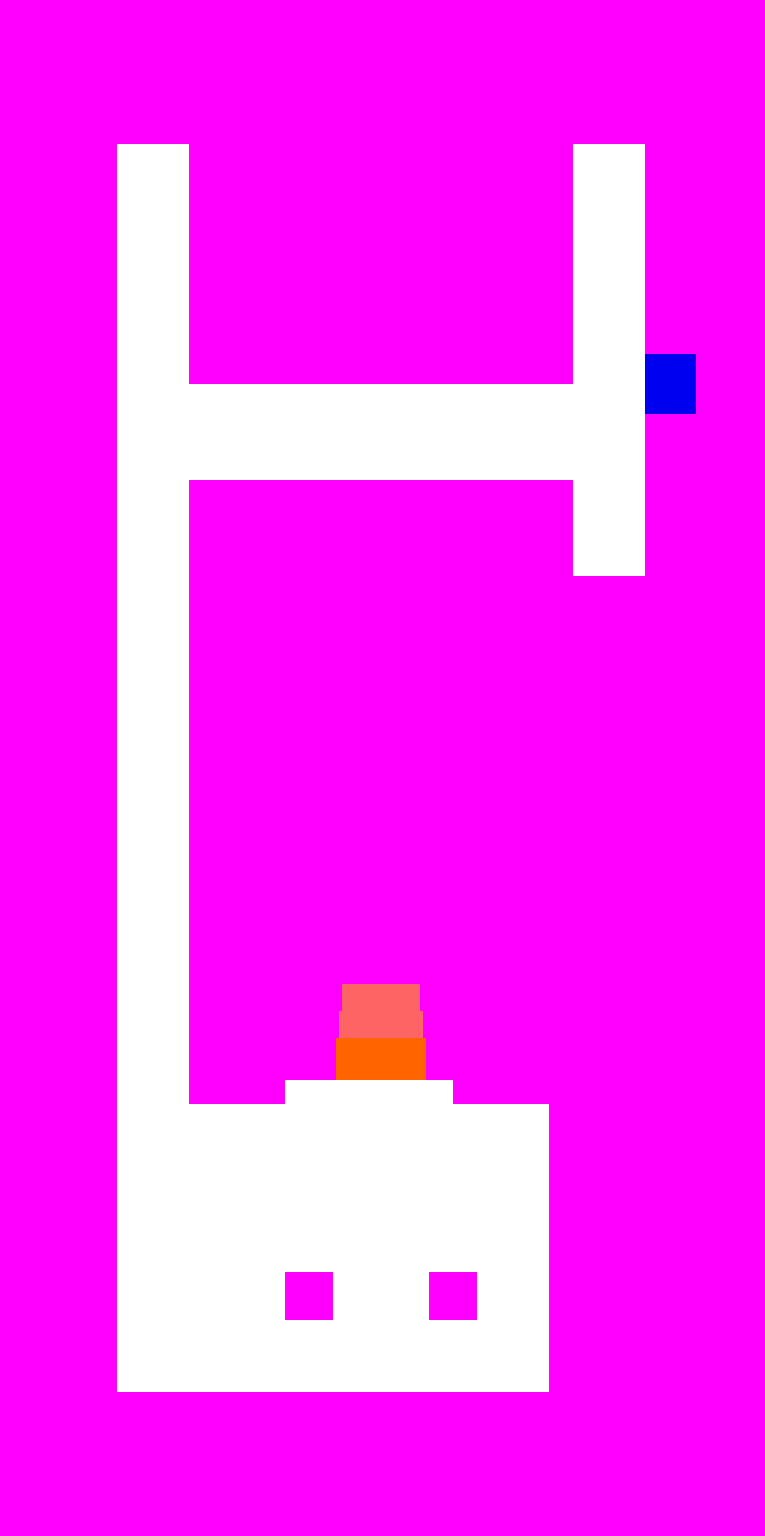
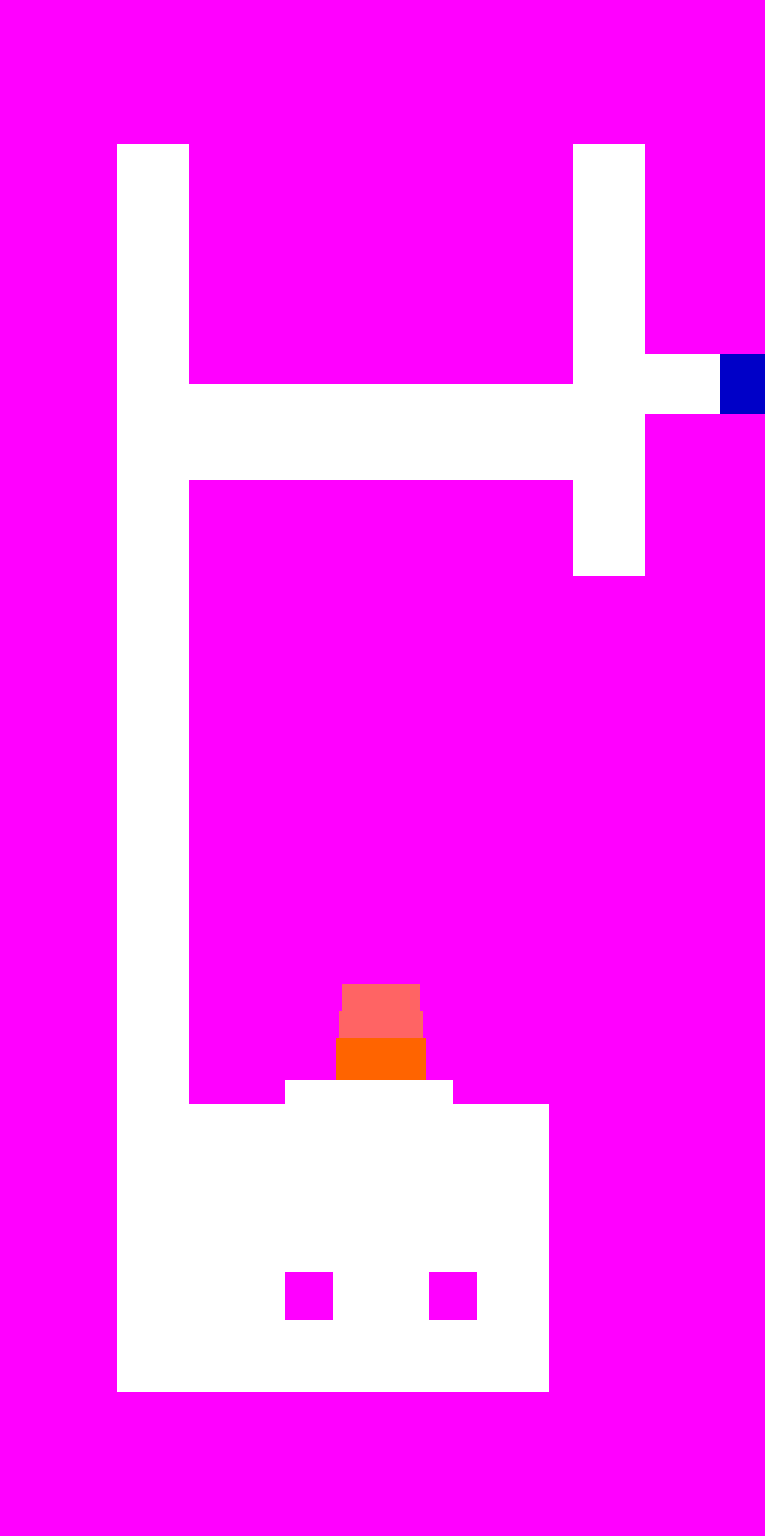
Before/after of a w=765, h=1536 layered artwork. What changed in the layer stack:
painted on "Door2F" over [645, 354, 765, 414]
painted on "Ground2F" over [645, 354, 720, 414]
